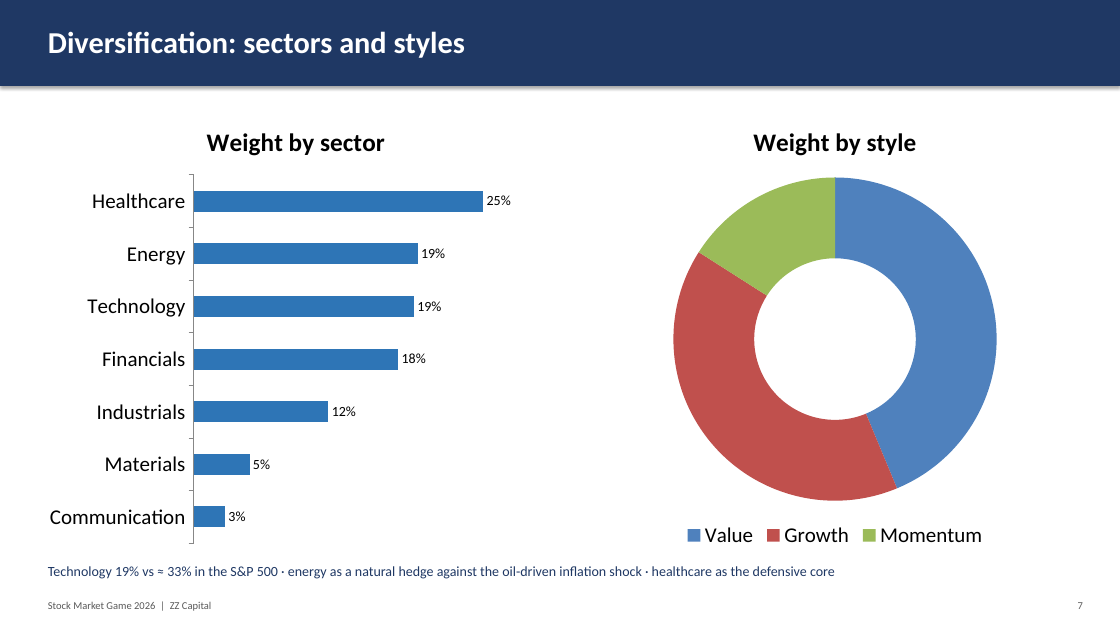
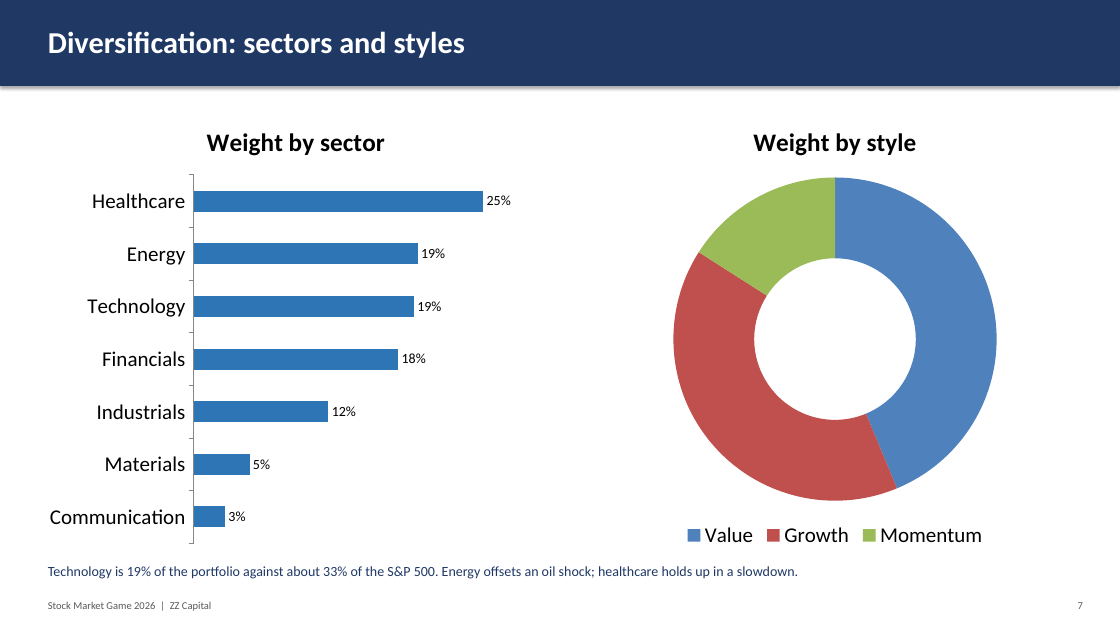
Before and after one commit to cristianozonta220405-afk/Uni, a slide deck: slide 7 of SMG/out/presentazione_strategia.pptx. Drawn at 1120x630 pixels with LibreOffice and Linux fonts; fonts in the diff are those of the drawing. Boxes give left, top, right and bottom in pixels: in the first picture for what was removed or moved away, otherwise in the second. Text is boxed around its words. In the diff, an @@ line names an element or a change of style, - is before the commit and + after.

```diff
--- a/SMG/out/presentazione_strategia.pptx
+++ b/SMG/out/presentazione_strategia.pptx
@@ text at (48, 566, 798, 579): text changed @@
-Technology 19% vs ≈ 33% in the S&P 500 · energy as a natural hedge against the oil-driven inflation shock · healthcare as the defensive core
+Technology is 19% of the portfolio against about 33% of the S&P 500. Energy offsets an oil shock; healthcare holds up in a slowdown.
```
Also in this commit, not shown: 11 other slides changed, 1 other file.
